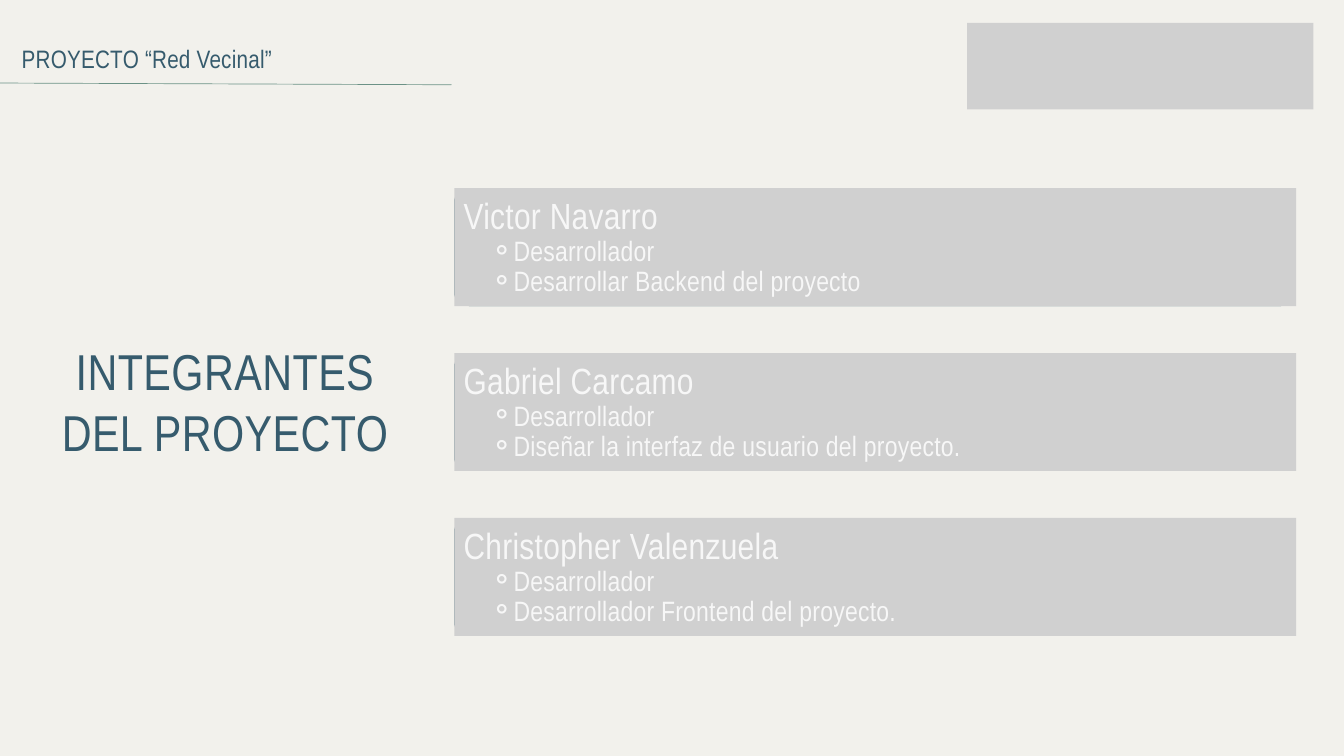
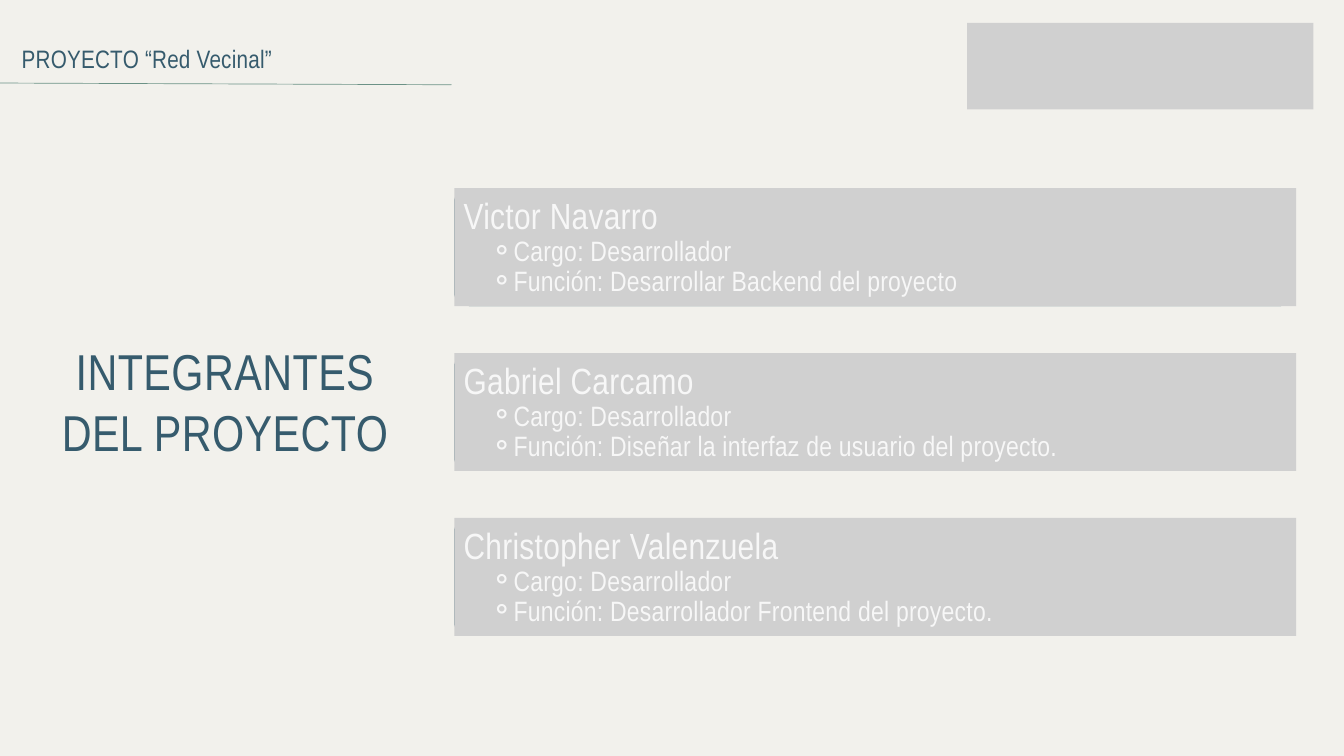
Before and after one commit to VicxNF/Junta-Vecinos, a slide deck: slide 2 of Fase 2/Evidencias Proyecto/Presentacion Proyecto Red Vecinal.pptx. Drawn at 1344x756 pixels with LibreOffice and Linux fonts; fonts in the diff are those of the drawing; grey boxes stand for pictures. Boxes give left, top, right and bottom in pixels: in the first picture for what was removed or moved away, otherwise in the second. Text is boxed around its words. In the diff, an @@ line names an element or a change of style, - is before the commit and + after.

```diff
--- a/Fase 2/Evidencias Proyecto/Presentacion Proyecto Red Vecinal.pptx
+++ b/Fase 2/Evidencias Proyecto/Presentacion Proyecto Red Vecinal.pptx
@@ text at bbox=[514, 236, 957, 298]: text changed @@
-    ⚬ Desarrollador
-    ⚬ Desarrollar Backend del proyecto
+    ⚬ Cargo: Desarrollador
+    ⚬ Función: Desarrollar Backend del proyecto
@@ text at bbox=[514, 401, 1056, 463]: text changed @@
-    ⚬ Desarrollador
-    ⚬ Diseñar la interfaz de usuario del proyecto.
+    ⚬ Cargo: Desarrollador
+    ⚬ Función: Diseñar la interfaz de usuario del proyecto.
@@ text at bbox=[514, 565, 992, 628]: text changed @@
-    ⚬ Desarrollador
-    ⚬ Desarrollador Frontend del proyecto.
+    ⚬ Cargo: Desarrollador
+    ⚬ Función: Desarrollador Frontend del proyecto.
```
Also in this commit, not shown: 1 other slide changed, 10 other files.
